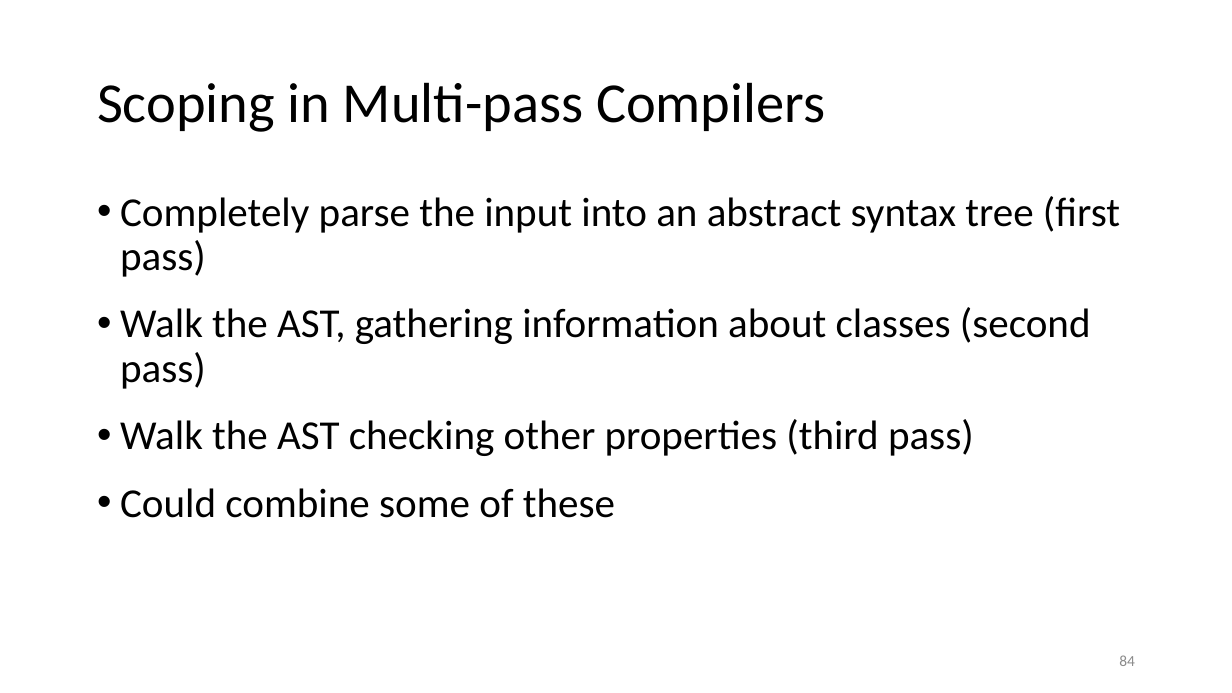
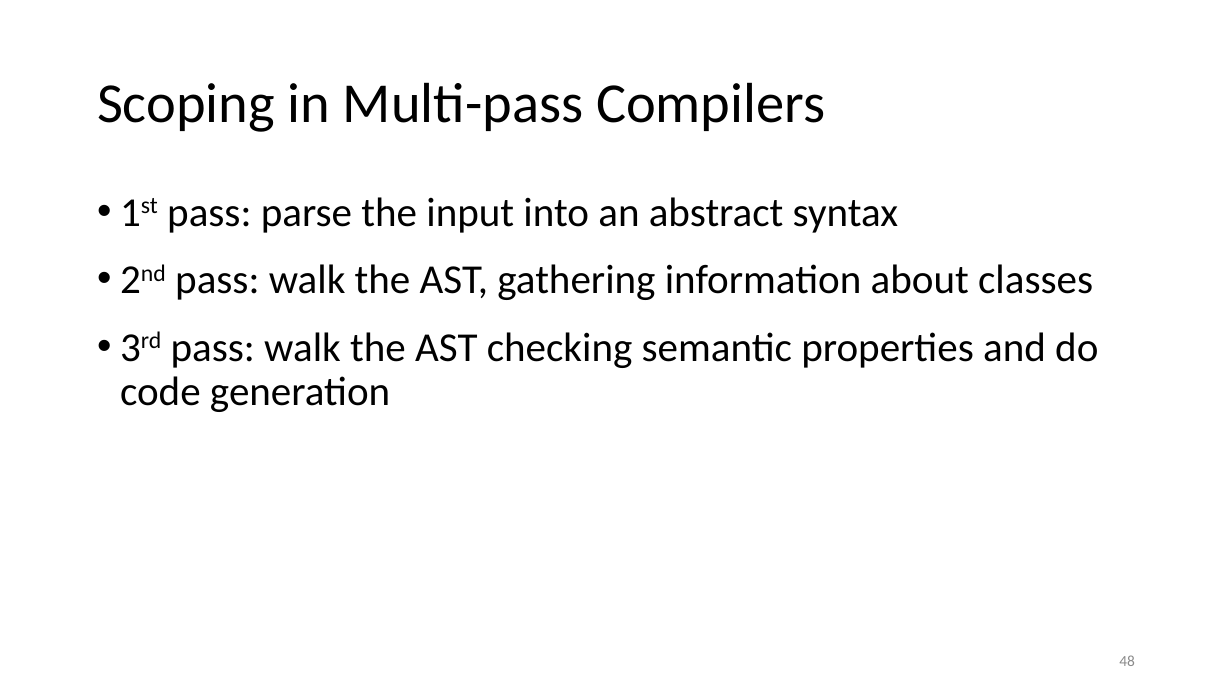
Before and after one commit to anoopsarkar/compilers-class, a slide deck: slide 48 of assets/ppt/semantics/sem1-scoping.pptx (slide 84 before the commit). Drawn at 1232x693 pixels with LibreOffice and Linux fonts; fonts in the diff are those of the drawing. Boxes give left, top, right and bottom in pixels: in the first picture for what was removed or moved away, otherwise in the second. Text is boxed around its words. In the diff, an @@ line names an element or a change of style, - is before the commit and + after.

```diff
--- a/assets/ppt/semantics/sem1-scoping.pptx
+++ b/assets/ppt/semantics/sem1-scoping.pptx
@@ text at (120, 197, 1098, 412): text changed @@
-• Completely parse the input into an abstract syntax tree (first pass)
-• Walk the AST, gathering information about classes (second pass)
-• Walk the AST checking other properties (third pass)
-• Could combine some of these
+• 1st pass: parse the input into an abstract syntax
+• 2nd pass: walk the AST, gathering information about classes
+• 3rd pass: walk the AST checking semantic properties and do code generation
@@ page number at (1119, 655, 1135, 666): text changed @@
-84
+48
```
Also in this commit, not shown: 34 other slides changed, 2 slides added, 37 slides removed, 4 other files.
